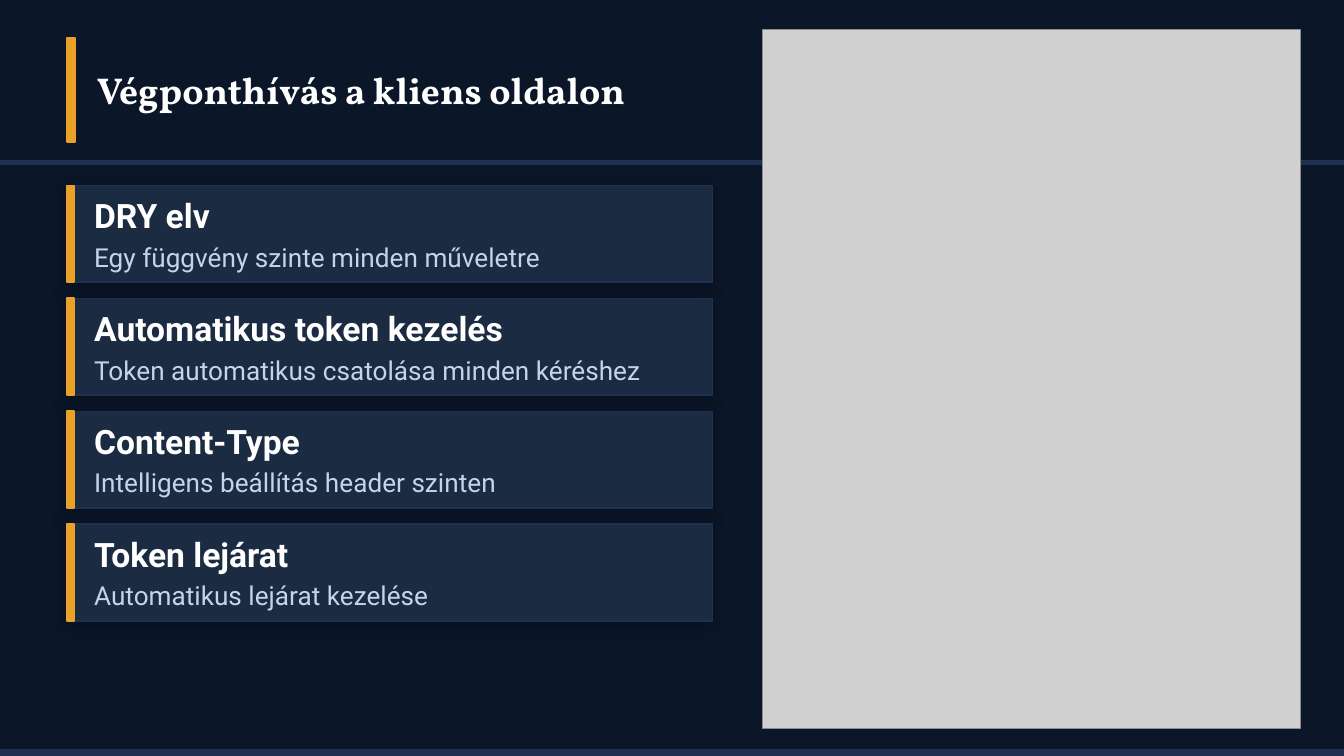
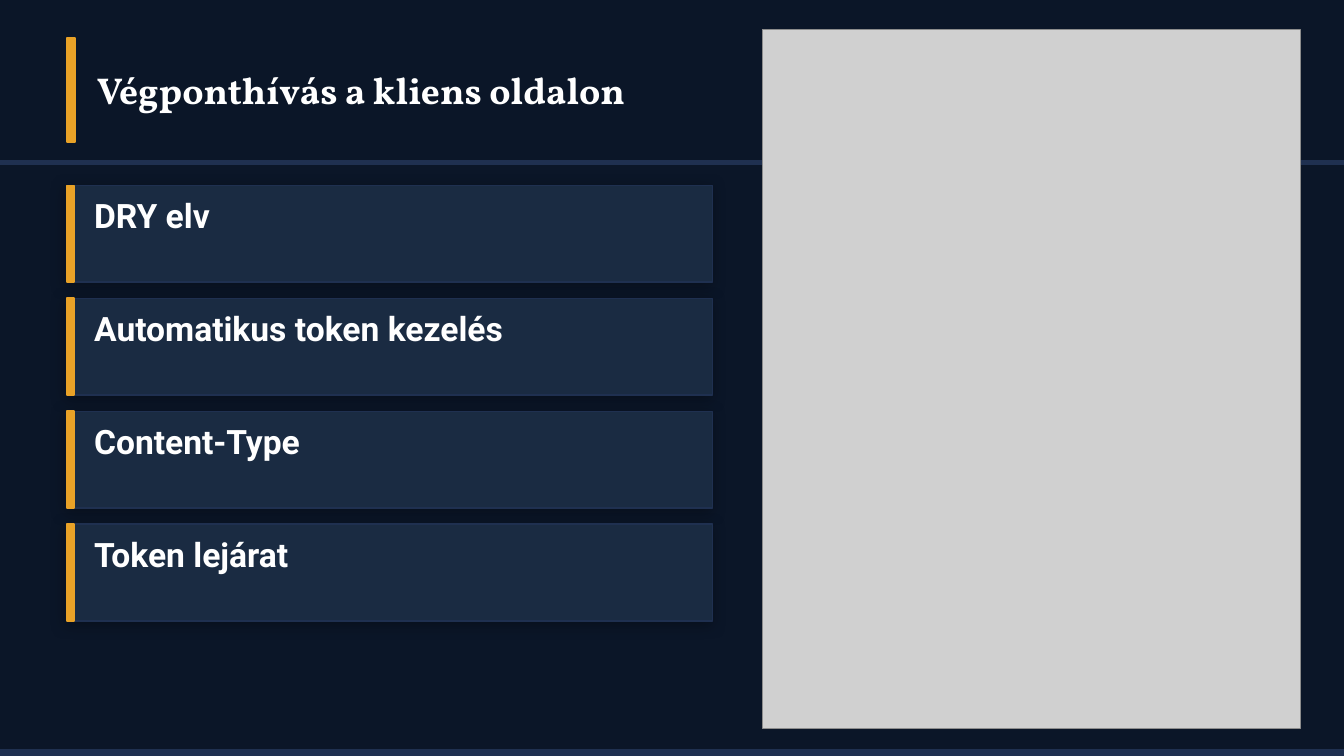
Before and after one commit to hihi-dotcom/CrossCountryBuilds_Webshop, a slide deck: slide 9 of doc/CrossCountryWebshop_Premium (1).pptx. Drawn at 1344x756 pixels with LibreOffice and Linux fonts; fonts in the diff are those of the drawing; grey boxes stand for pictures. Boxes give left, top, right and bottom in pixels: in the first picture for what was removed or moved away, otherwise in the second. Text is boxed around its words. In the diff, an @@ line names an element or a change of style, - is before the commit and + after.

```diff
--- a/doc/CrossCountryWebshop_Premium (1).pptx
+++ b/doc/CrossCountryWebshop_Premium (1).pptx
@@ text removed at bbox=[94, 247, 540, 273] @@
-Egy függvény szinte minden műveletre
@@ text removed at bbox=[94, 360, 640, 380] @@
-Token automatikus csatolása minden kéréshez
@@ text removed at bbox=[94, 472, 496, 498] @@
-Intelligens beállítás header szinten
@@ text removed at bbox=[94, 585, 428, 611] @@
-Automatikus lejárat kezelése
```
Also in this commit, not shown: 4 other slides changed, 1 slide added, 2 slides removed, 2 other files.
